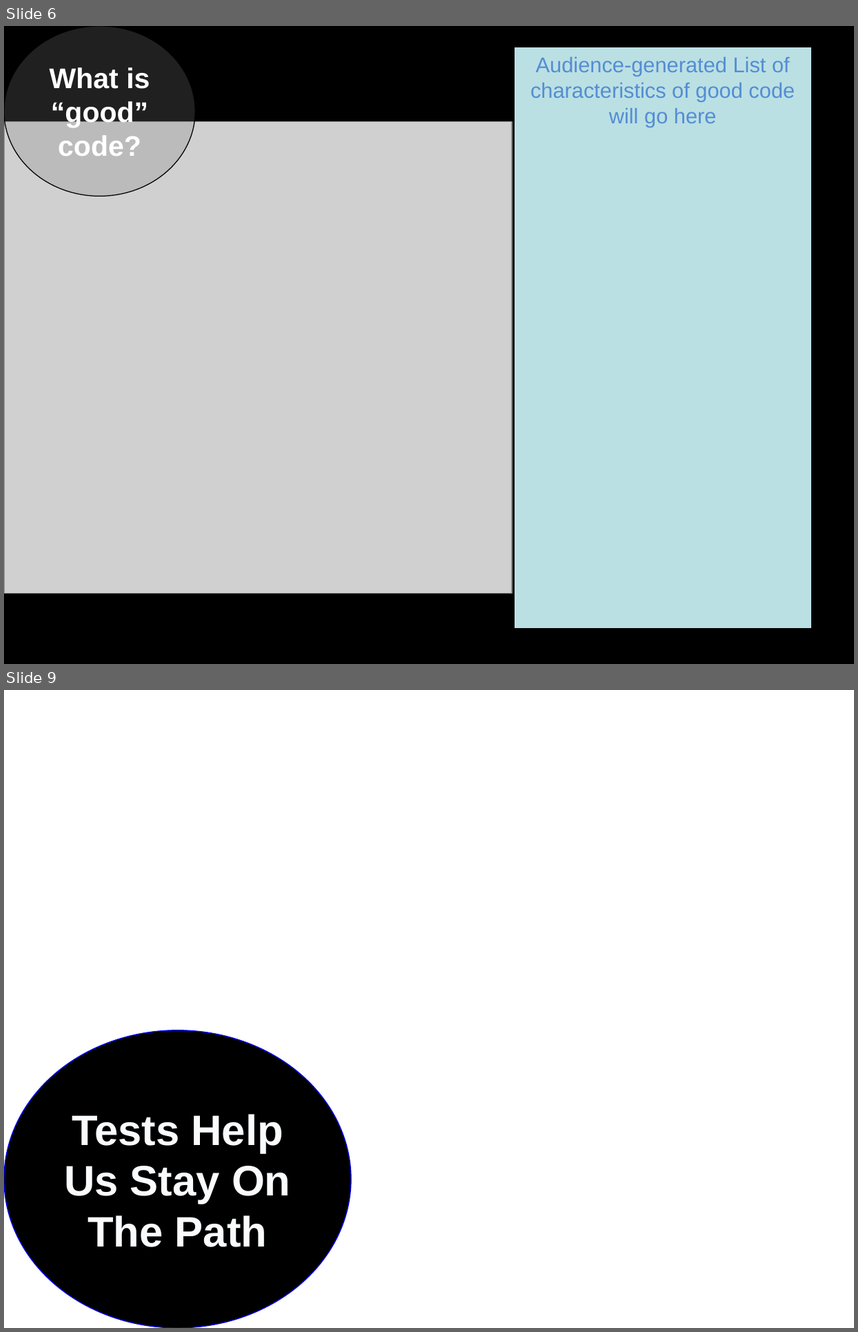
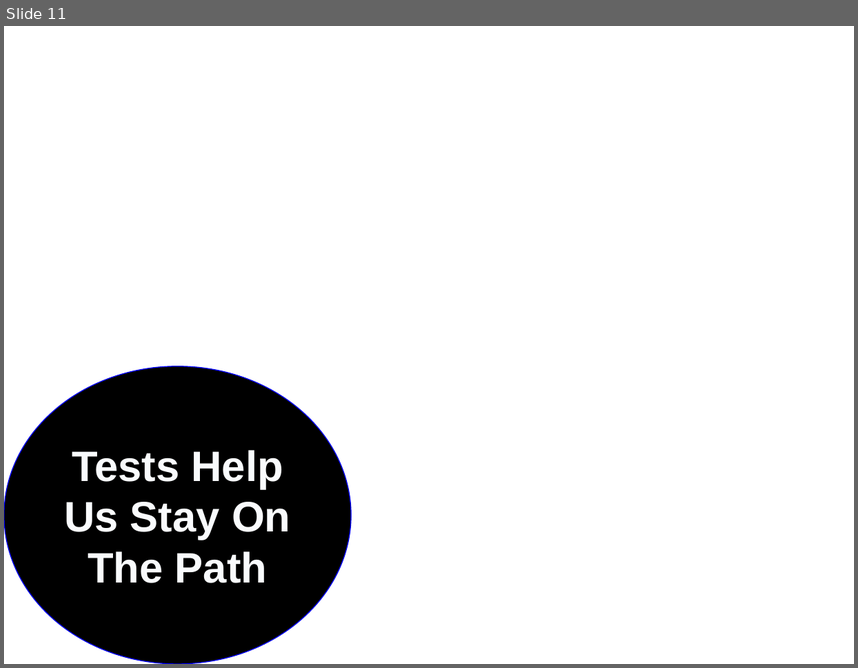
Before and after one commit to marcesher/mxunit-cfmeetups, a slide deck: CFObjective2009TDD/ppt/Esher_TestableCode.ppt. Shown one above the other, each under a label of ours: slides 6 and 9 before the commit, slide 11 after it; the slides between them are not shown. The pictures are 858x1332 and 858x668 pixels, drawn with LibreOffice and Linux fonts; fonts in the diff are those of the drawing; grey boxes stand for pictures; background and template pictures are left out. Boxes give left, top, right and bottom in pixels: in the first picture for what was removed or moved away, otherwise in the second. Text is boxed around its words. In the diff, an @@ line names an element or a change of style, - is before the commit and + after.

```diff
--- a/CFObjective2009TDD/ppt/Esher_TestableCode.ppt
+++ b/CFObjective2009TDD/ppt/Esher_TestableCode.ppt
@@ slide 6 removed at <box>4,26,854,664</box>, background #FFFFFF @@
@@ rectangle removed at <box>4,26,854,664</box> @@
@@ ellipse removed at <box>4,26,195,196</box> @@
-What is “good” code?
@@ rectangle removed at <box>514,47,811,628</box> @@
-Audience-generated List of characteristics of good code will go here
@@ picture removed at <box>4,121,512,592</box> @@
@@ what was slide 9 is now slide 11 @@
```
Also in this commit, not shown: 4 slides changed, 5 slides added, 2 other slides removed.
